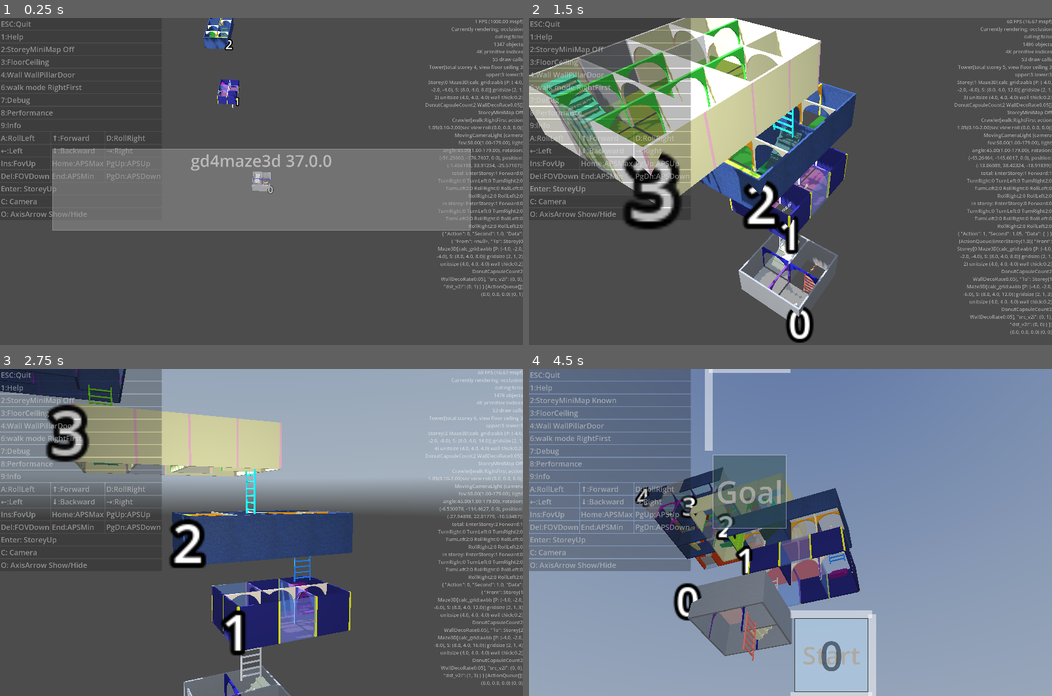
Above: before the commit, frames 1-4 (two rows, left to right).
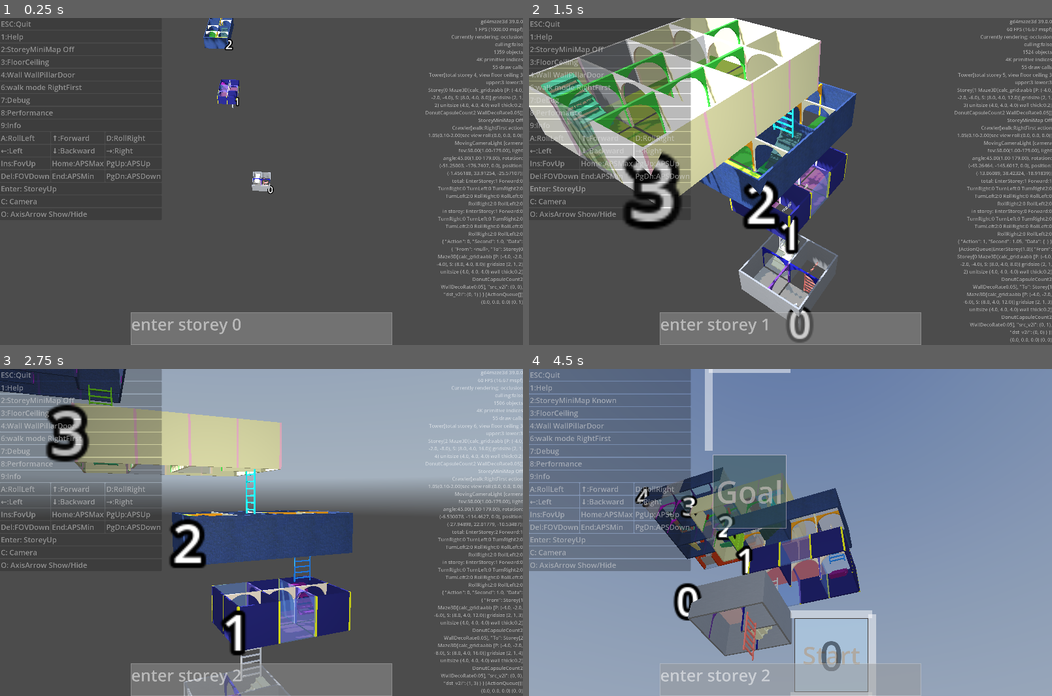
Above: after the commit, the same moments.

Repository: kasworld/gd4maze3d
Game: Godot game, scene res://main.tscn
Same seed, same stepped clock (60 frames per second), same inputs: the game is played once before the commit and once after it. A sky picture missing from this copy of the repository is replaced by a grey-blue gradient.
Inputs (mouse positions are in pixels of both pictures, inside the frame that each line leads up to):
- Up to frame 1 (0.25 s): no input
- Up to frame 2 (1.5 s): click "Enter: StoreyUp" at 0.5 s; click "Enter: StoreyUp" at 1.25 s
- Up to frame 3 (2.75 s): tap Enter at 2 s; move the mouse to (376, 516) at 2.02 s; hold Right from 2.03 s (still down); tap Q at 2.1 s; click (376, 516) at 2.17 s
- Up to frame 4 (4.5 s): move the mouse to (685, 548) at 2.77 s; release Right at 2.78 s; hold Down 2.78-3.53 s; tap E at 2.85 s; move the mouse to (842, 460) at 3.52 s; hold Right 3.53-4.28 s; tap 1 at 3.6 s; move the mouse to (764, 597) at 4.27 s; hold Up from 4.28 s (still down); tap 2 at 4.35 s; click (764, 597) at 4.42 s

The runs differ from the first frame. In frame 1, 27% of the frame differs, in the area x 10-100%, y 0-100%; in frame 2, 8.5%; in frame 3, 8.0%; in frame 4, 1.9%.
Error before the commit: Invalid call. Nonexistent function 'enqueue_with_speed' in base 'RefCounted (ActionQueue)'. (res://main.gd:180)
Error after the commit: Invalid call. Nonexistent function 'enqueue_with_speed' in base 'RefCounted (ActionQueue)'. (res://main.gd:185)

Commit message:
add enter storey message, update timed message

Diff:
--- a/main.gd
+++ b/main.gd
@@ -16,10 +16,11 @@
 	$오른쪽패널.size = panel_size
 	$"오른쪽패널".custom_minimum_size = panel_size
 	$오른쪽패널.position = Vector2(vp_size.x/2 + 짧은길이/2, 0)
-	var msgrect := Rect2( vp_size.x * 0.1 ,vp_size.y * 0.4 , vp_size.x * 0.8 , vp_size.y * 0.25 )
-	$TimedMessage.init(vp_size.y*0.05 , msgrect, "%s %s" % [
+	$"오른쪽패널/Version".text = "%s %s" % [
 			ProjectSettings.get_setting("application/config/name"),
-			ProjectSettings.get_setting("application/config/version") ] )
+			ProjectSettings.get_setting("application/config/version") ]
+	var msgrect := Rect2( vp_size.x * 0.25 ,vp_size.y * 0.9 , vp_size.x * 0.5 , vp_size.y * 0.1)
+	$TimedMessage.init(vp_size.y*0.05 , msgrect, "")
 	if main_tower:
 		update_minimap()
 func timed_message_hidden(_s :String) -> void:
@@ -73,6 +74,10 @@
 	if player.current_action.get("Action") == ActionQueue.Action.EnterStorey:
 		print_debug("already in Action.EnterStorey")
 		return
+	var storey_num := 0
+	if old_storey != null :
+		storey_num = old_storey.storey_num +1
+	$TimedMessage.show_message("enter storey %d" % storey_num)
 	var chars_tomove :Array
 	if old_storey == null:
 		chars_tomove = $CharacterContainer.get_children()
--- a/main.tscn
+++ b/main.tscn
@@ -156,6 +156,10 @@
 offset_right = 40.0
 offset_bottom = 40.0
 theme = SubResource("Theme_5vw27")
+
+[node name="Version" type="Label" parent="오른쪽패널" unique_id=643840560]
+layout_mode = 2
+horizontal_alignment = 2
 
 [node name="Performance" type="Label" parent="오른쪽패널" unique_id=2024122925]
 layout_mode = 2
--- a/project.godot
+++ b/project.godot
@@ -11,7 +11,7 @@
 [application]
 
 config/name="gd4maze3d"
-config/version="37.0.0"
+config/version="39.0.0"
 run/main_scene="res://main.tscn"
 config/features=PackedStringArray("4.7", "Forward Plus")
 config/icon="res://icon.svg"
--- a/timed_message/timed_message.gd
+++ b/timed_message/timed_message.gd
@@ -3,6 +3,8 @@
 signal panel_hidden(s :String)
 
 func init(fsize :int, rt :Rect2, ver :String)->void:
+	if ver.is_empty() :
+		$VBoxContainer/VersionLabel.visible = false
 	position = rt.position
 	size = rt.size
 	$VBoxContainer/VersionLabel.text = ver
